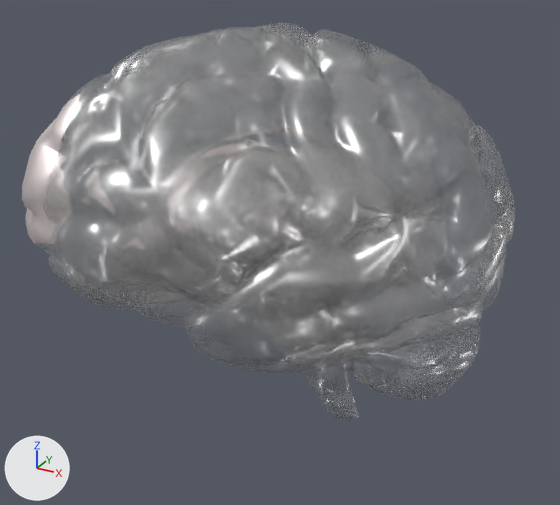
One commit to the FBX model cynaptics-website/public/images/brain-simple-mesh.fbx: the scene before it, then after it.
One viewpoint serves both versions: a 50 mm lens placed at (4.61, -8.3, 5.18), pointed at (-0.01, 0.1, 0.98). The lights are fixed; the arrows at lower left show +X, +Y and +Z.
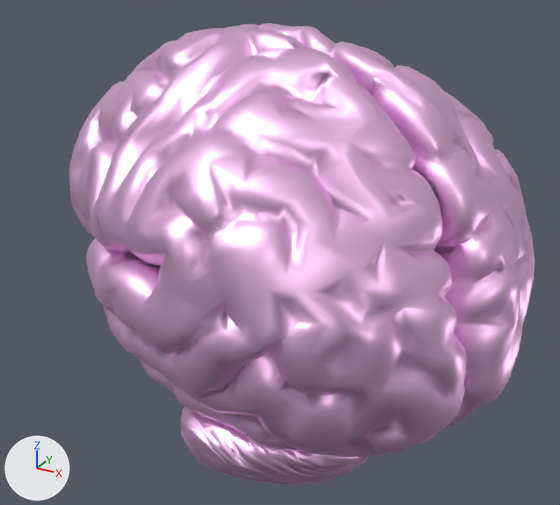
Location of each change, [x1, y1, x2, y2] in pixels of the pictures (560 x 505 px):
'default', recoloured, surface changed, turned (grey to pink)
    before: [22, 23, 515, 421]
    after: [69, 23, 535, 485]
part 1 of me_default_mesh, recoloured
    before: [22, 94, 80, 244]
    after: [473, 213, 497, 239]

What the commit changed:
Material 'Pink' (mat_pink) changes colour from light grey #d7d7d7 to pink #ffcefb; in linear values from (0.678, 0.678, 0.678) to (1.0, 0.617, 0.962).
In material 'Pink' (mat_pink), alpha goes from 0.309 to 1.0.
In material 'Pink' (mat_pink), roughness goes from 0.318 to 0.453.
me_default_mesh has 14997 vertices, 29987 faces and spans x -3.04..3.36, y -1.68..3.93, z -2.64..2.64.
me_default_mesh is used by ob_default; location (0.0, 0.0, 0.0); rotation (1.38, 0.0283, 1.043), in degrees (79, 1.6, 60).
me_default_mesh part 1: all 1813 faces that had it switch from mat_red (white #fff4f4) to mat_pink (pink #ffcefb).
Object 'default' (ob_default) turns from (79, 1.6, 60) to (90, 0, -22) degrees about x, y and z.
